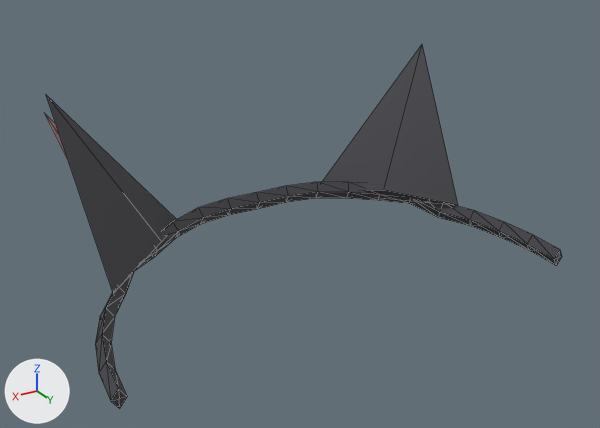
Renders of the glTF model art/characters/accessories/accessory/acc_cat_ears.glb from each side of a commit.
Camera for both pictures: a camera (50 mm lens) standing at (0.239, 0.345, 1.214) and looking at (0.006, -0.044, 1.02). Every picture has the same lights, and +X, +Y and +Z are marked at lower left. The picture after the commit comes second. Mesh edges are drawn as thin lines. Vertices at exactly the same position are counted once.

Script lines for the objects in view, before the commit:
```python
me_acc_cat_ears = bpy.data.meshes.new('acc_cat_ears')
me_acc_cat_ears.from_pydata(...)  # 102 vertices, 184 faces; spans x -0.149..0.149, y -0.12..0.023, z 0.974..1.095
# faces by material slot: [176, 8]
me_acc_cat_ears.materials.append(mat_m_main)
me_acc_cat_ears.materials.append(mat_m_accent)
ob_acc_cat_ears = bpy.data.objects.new('acc_cat_ears', me_acc_cat_ears)
ob_acc_cat_ears.location = (0.0, 0.0, 0.0)
```
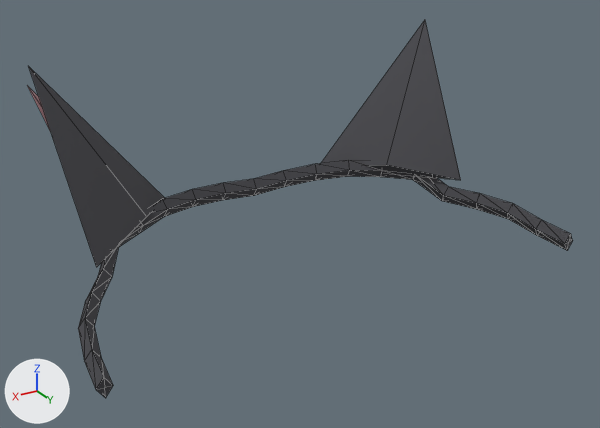
Patch to the scene script:
```diff
--- a/art/characters/accessories/accessory/acc_cat_ears.glb.py
+++ b/art/characters/accessories/accessory/acc_cat_ears.glb.py
@@ me_acc_cat_ears @@
 # used by ob_acc_cat_ears; location = (0.0, 0.0, 0.0)
-me_acc_cat_ears.from_pydata(...)  # 102 vertices, 184 faces; spans x -0.149..0.149, y -0.12..0.023, z 0.974..1.095
+me_acc_cat_ears.from_pydata(...)  # 102 vertices, 184 faces; spans x -0.156..0.155, y -0.126..0.024, z 0.984..1.11
+# me_acc_cat_ears part 1: the loose piece of 4 vertices spanning x 0.052..0.13, y -0.12..-0.048, z 0.997..1.095 is moved by (0.006, -0.006, 0.015)
+# me_acc_cat_ears part 2: the loose piece of 4 vertices spanning x -0.13..-0.052, y -0.12..-0.048, z 0.997..1.095 is moved by (-0.006, -0.006, 0.015)
+# me_acc_cat_ears part 3: the loose piece of 4 vertices spanning x 0.065..0.132, y -0.109..-0.062, z 0.997..1.084 is moved by (0.006, -0.006, 0.015)
+# me_acc_cat_ears part 4: 86 of 102 vertices moved; they spanned x -0.149..0.149, y -0.114..0.023, z 0.974..1.01 and now span x -0.156..0.155, y -0.118..0.024, z 0.984..1.022; mean shift (0.0, -0.003, 0.011); largest move (0.081, -0.083, 0.998) -> (0.087, -0.089, 1.014)
+# other edits to the shape of me_acc_cat_ears do not show in these pictures
 me_acc_cat_ears.materials.append(mat_m_main)
```

What differs and where, as boxes [x1, y1, x2, y2] in the pictures (600 x 428 px; the box of a moved part takes in the faces that stretch with it):
'acc_cat_ears', reshaped
    before: [44, 45, 562, 408]
    after: [28, 20, 573, 398]
part 1 of me_acc_cat_ears, moved or reshaped
    before: [46, 95, 176, 294]
    after: [29, 67, 164, 267]
part 2 of me_acc_cat_ears, moved or reshaped
    before: [322, 45, 458, 205]
    after: [322, 20, 461, 180]
part 3 of me_acc_cat_ears, moved or reshaped
    before: [44, 113, 67, 157]
    after: [28, 87, 51, 132]
part 4 of me_acc_cat_ears, moved or reshaped
    before: [95, 182, 562, 408]
    after: [78, 160, 573, 398]
